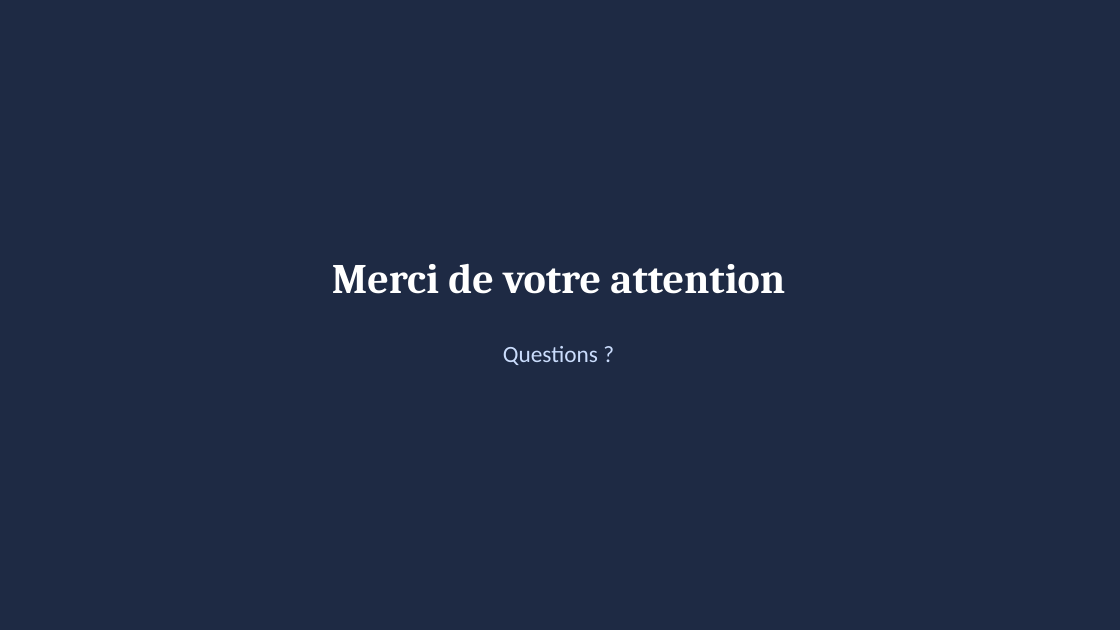
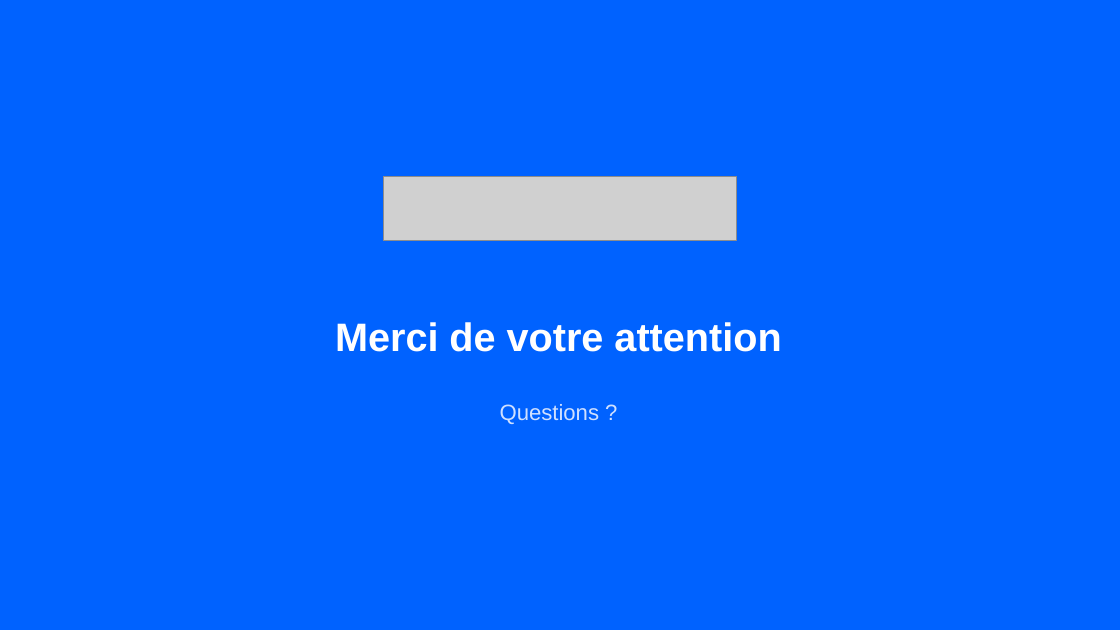
Before and after one commit to samet-ari/nessus-metasploit-lab, a slide deck: slide 14 of presentation/Presentation_Nessus_Metasploit.pptx (slide 13 before the commit). Drawn at 1120x630 pixels with LibreOffice and Linux fonts; fonts in the diff are those of the drawing; grey boxes stand for pictures. Boxes give left, top, right and bottom in pixels: in the first picture for what was removed or moved away, otherwise in the second. Text is boxed around its words. In the diff, an @@ line names an element or a change of style, - is before the commit and + after.

```diff
--- a/presentation/Presentation_Nessus_Metasploit.pptx
+++ b/presentation/Presentation_Nessus_Metasploit.pptx
@@ background #1E2A44 to #0062FF @@
@@ picture added at [384,176,737,241] @@
@@ text "Merci de votre attention": place and size @@
-text "Merci de votre attention" at [332,264,785,294]
+text "Merci de votre attention" at [335,322,781,352]
@@ text "Merci de votre attention" at [335,322,781,352]: size 36 to 34 pt, font Cambria to Arial @@
@@ text "Questions ?": place and size @@
-text "Questions ?" at [503,346,598,365]
+text "Questions ?" at [500,404,600,424]
@@ text "Questions ?" at [500,404,600,424]: size 20 to 19 pt, font Calibri to Arial, text colour #CADCFC to #CFE0FF @@
```
Also in this commit, not shown: 9 other slides changed, 4 slides added, 3 slides removed.
